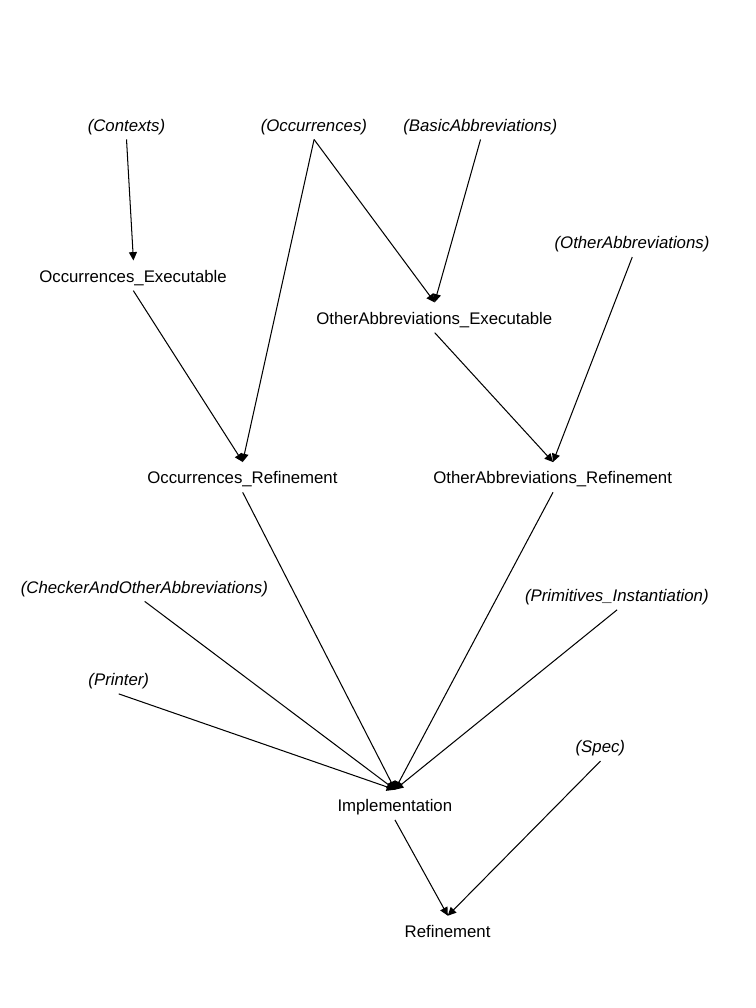
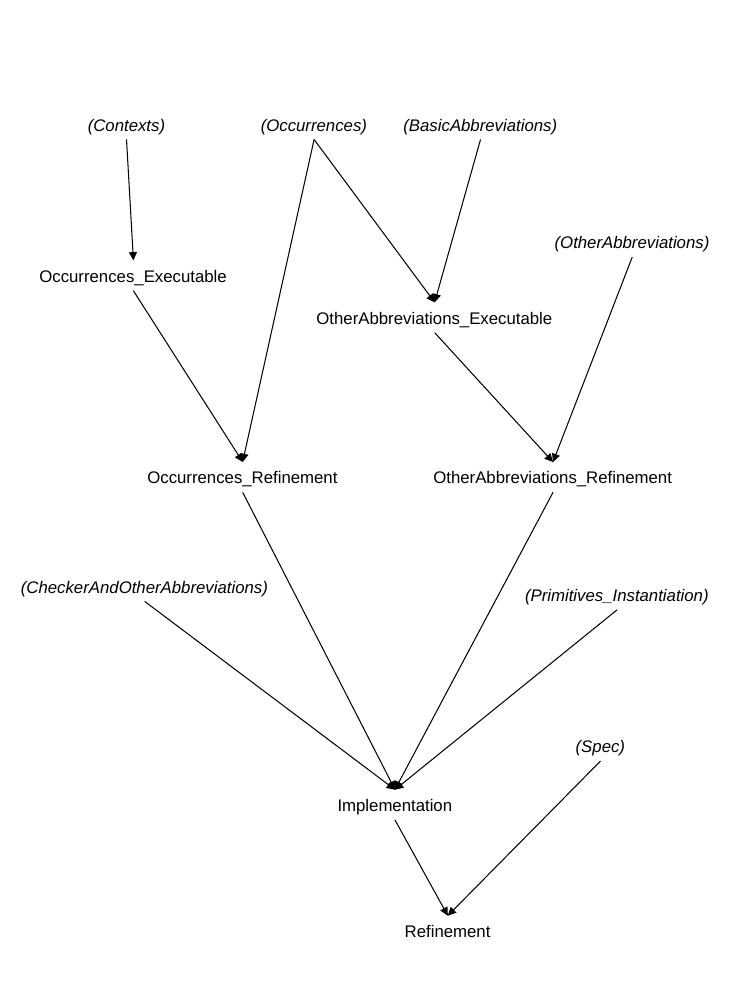
Before and after one commit to KestrelInstitute/Specware, a slide deck: slide 3 of Provers/ProofChecker/dependencies.ppt. Drawn at 756x1008 pixels with LibreOffice and Linux fonts; fonts in the diff are those of the drawing. Boxes give left, top, right and bottom in pixels: in the first picture for what was removed or moved away, otherwise in the second. Text is boxed around its words. In the diff, an @@ line names an element or a change of style, - is before the commit and + after.

Commit message:
removed printer (which is now under proof debugger)

```diff
--- a/Provers/ProofChecker/dependencies.ppt
+++ b/Provers/ProofChecker/dependencies.ppt
@@ text removed at bbox=[88, 673, 149, 689] @@
-(Printer)
@@ arrow removed from (119, 694) to (395, 789) @@
```
Also in this commit, not shown: 1 other slide changed, 4 other files.
